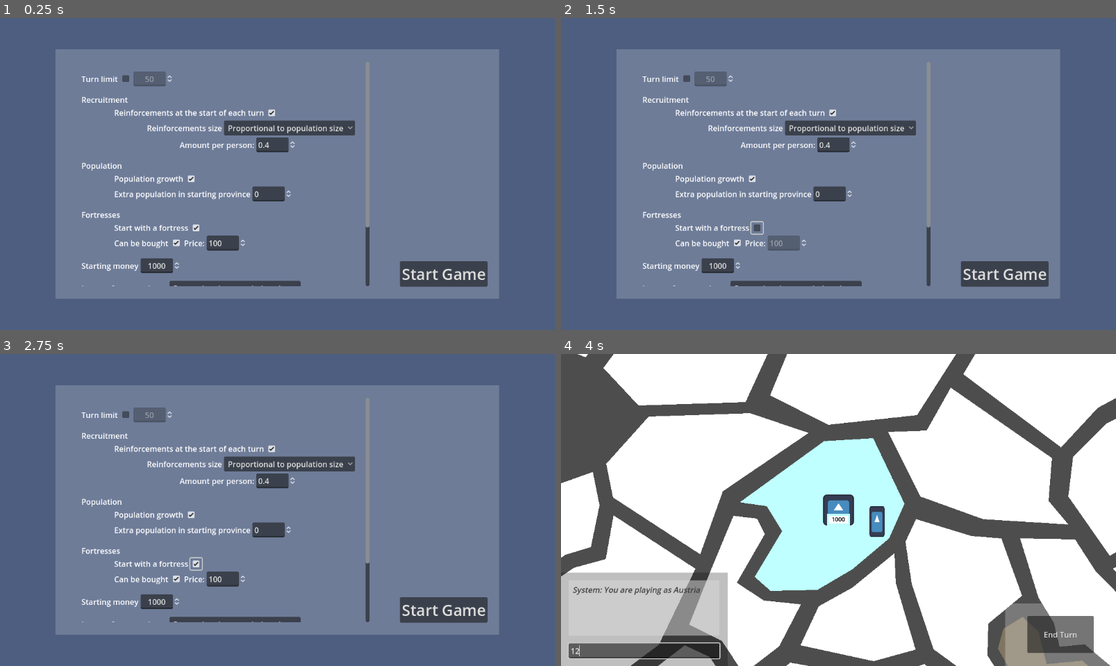
Above: before the commit, frames 1-4 (two rows, left to right).
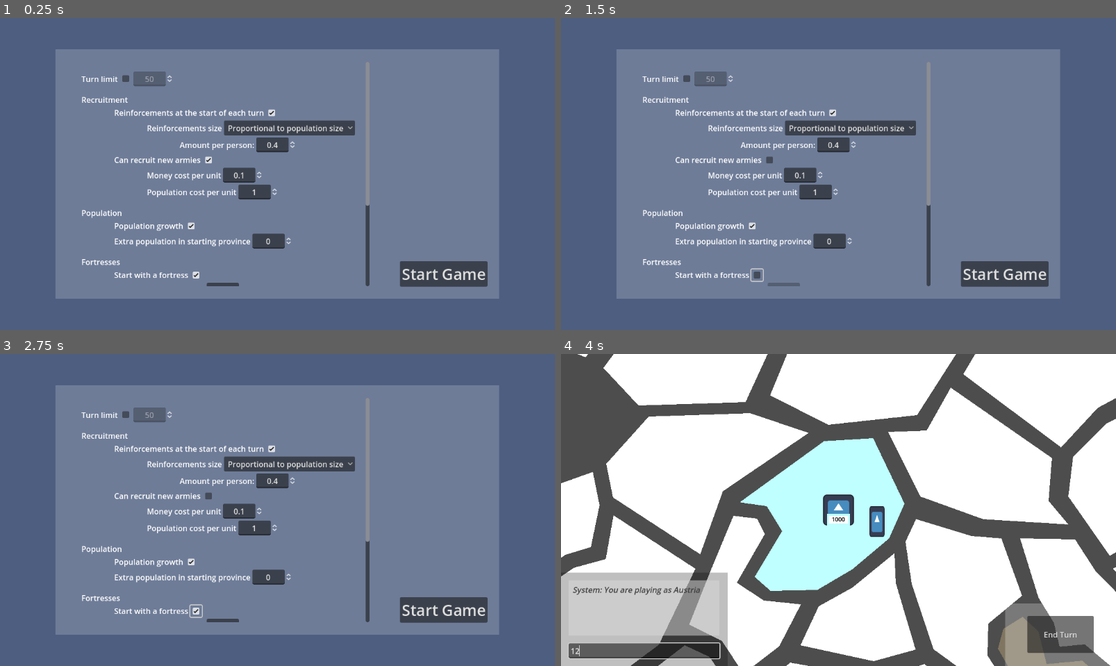
Above: after the commit, the same moments.

Repository: SamTheBlow/grand-strategy-game
Game: Godot game, scene res://scenes/main.tscn
The game is run twice, just before and just after one commit, with the same random seed, the same clock (stepped at 60 frames per second) and the same inputs. The engine's default icon, where the game draws it, is replaced by a stand-in: a white triangle on a blue panel in a dark square.
Inputs (mouse positions are in pixels of both pictures, inside the frame that each line leads up to; where the layout moved, square brackets give the same spot in the first picture):
- Up to frame 1 (0.25 s): no input
- Up to frame 2 (1.5 s): click (771, 158) at 0.52 s; click (755, 273) [755, 227] at 1.25 s
- Up to frame 3 (2.75 s): click (194, 609) [194, 563] at 2 s
- Up to frame 4 (4 s): click "Start Game" at 2.75 s; click (644, 650) at 3.52 s; type "12" at 3.6 s

The runs differ from the first frame. In frame 1, 3.6% of the frame differs, in the area x 14-67%, y 39-86%; in frame 2, 3.7%; in frame 3, 3.7%; in frame 4, nothing differs.

Commit message:
Add army recruitment to the game

Diff:
--- a/GrandStrategyGame/scenes/game.tscn
+++ b/GrandStrategyGame/scenes/game.tscn
@@ -200,6 +200,7 @@
 [connection signal="requested_buy_fortress" from="UILayer/GameUI/Chat" to="." method="_on_chat_requested_buy_fortress"]
 [connection signal="requested_money_info" from="UILayer/GameUI/Chat" to="." method="_on_chat_requested_money_info"]
 [connection signal="requested_province_info" from="UILayer/GameUI/Chat" to="." method="_on_chat_requested_province_info"]
+[connection signal="requested_recruitment" from="UILayer/GameUI/Chat" to="." method="_on_chat_requested_recruitment"]
 [connection signal="rules_requested" from="UILayer/GameUI/Chat" to="." method="_on_chat_rules_requested"]
 [connection signal="save_requested" from="UILayer/GameUI/Chat" to="." method="_on_save_requested"]
 [connection signal="text_submitted" from="UILayer/GameUI/Chat/ColorRect/MarginContainer/VBoxContainer/ChatInput" to="UILayer/GameUI/Chat" method="_on_input_text_submitted"]
--- a/GrandStrategyGame/scenes/main_menu/lobby.tscn
+++ b/GrandStrategyGame/scenes/main_menu/lobby.tscn
@@ -134,6 +134,7 @@
 [node name="ReinforcementOptions" type="OptionButton" parent="HBoxContainer/Spacing75/MarginContainer/ScrollContainer/HBoxContainer/VBoxContainer/HBoxContainer9" node_paths=PackedStringArray("options")]
 unique_name_in_owner = true
 layout_mode = 2
+alignment = 1
 item_count = 3
 selected = 2
 popup/item_0/text = "Random"
@@ -169,6 +170,7 @@
 layout_mode = 2
 value = 10.0
 allow_greater = true
+alignment = 1
 
 [node name="Label2" type="Label" parent="HBoxContainer/Spacing75/MarginContainer/ScrollContainer/HBoxContainer/VBoxContainer/HBoxContainer420"]
 layout_mode = 2
@@ -179,6 +181,7 @@
 layout_mode = 2
 value = 40.0
 allow_greater = true
+alignment = 1
 
 [node name="HBoxContainer421" type="HBoxContainer" parent="HBoxContainer/Spacing75/MarginContainer/ScrollContainer/HBoxContainer/VBoxContainer"]
 layout_mode = 2
@@ -204,6 +207,7 @@
 layout_mode = 2
 value = 20.0
 allow_greater = true
+alignment = 1
 
 [node name="HBoxContainer422" type="HBoxContainer" parent="HBoxContainer/Spacing75/MarginContainer/ScrollContainer/HBoxContainer/VBoxContainer"]
 layout_mode = 2
@@ -230,6 +234,71 @@
 step = 0.01
 value = 0.4
 allow_greater = true
+alignment = 1
+
+[node name="HBoxContainer72" type="HBoxContainer" parent="HBoxContainer/Spacing75/MarginContainer/ScrollContainer/HBoxContainer/VBoxContainer"]
+layout_mode = 2
+
+[node name="Spacing" type="Control" parent="HBoxContainer/Spacing75/MarginContainer/ScrollContainer/HBoxContainer/VBoxContainer/HBoxContainer72"]
+custom_minimum_size = Vector2(64, 0)
+layout_mode = 2
+
+[node name="Label" type="Label" parent="HBoxContainer/Spacing75/MarginContainer/ScrollContainer/HBoxContainer/VBoxContainer/HBoxContainer72"]
+layout_mode = 2
+text = "Can recruit new armies"
+
+[node name="CanRecruit" type="CheckBox" parent="HBoxContainer/Spacing75/MarginContainer/ScrollContainer/HBoxContainer/VBoxContainer/HBoxContainer72"]
+unique_name_in_owner = true
+layout_mode = 2
+button_pressed = true
+
+[node name="HBoxContainer73" type="HBoxContainer" parent="HBoxContainer/Spacing75/MarginContainer/ScrollContainer/HBoxContainer/VBoxContainer"]
+layout_mode = 2
+
+[node name="Spacing" type="Control" parent="HBoxContainer/Spacing75/MarginContainer/ScrollContainer/HBoxContainer/VBoxContainer/HBoxContainer73"]
+custom_minimum_size = Vector2(64, 0)
+layout_mode = 2
+
+[node name="Spacing2" type="Control" parent="HBoxContainer/Spacing75/MarginContainer/ScrollContainer/HBoxContainer/VBoxContainer/HBoxContainer73"]
+custom_minimum_size = Vector2(64, 0)
+layout_mode = 2
+
+[node name="Label" type="Label" parent="HBoxContainer/Spacing75/MarginContainer/ScrollContainer/HBoxContainer/VBoxContainer/HBoxContainer73"]
+layout_mode = 2
+text = "Money cost per unit"
+
+[node name="RecruitMoneyPerUnit" type="SpinBox" parent="HBoxContainer/Spacing75/MarginContainer/ScrollContainer/HBoxContainer/VBoxContainer/HBoxContainer73"]
+unique_name_in_owner = true
+layout_mode = 2
+step = 0.01
+value = 0.1
+allow_greater = true
+allow_lesser = true
+alignment = 1
+
+[node name="HBoxContainer74" type="HBoxContainer" parent="HBoxContainer/Spacing75/MarginContainer/ScrollContainer/HBoxContainer/VBoxContainer"]
+layout_mode = 2
+
+[node name="Spacing" type="Control" parent="HBoxContainer/Spacing75/MarginContainer/ScrollContainer/HBoxContainer/VBoxContainer/HBoxContainer74"]
+custom_minimum_size = Vector2(64, 0)
+layout_mode = 2
+
+[node name="Spacing2" type="Control" parent="HBoxContainer/Spacing75/MarginContainer/ScrollContainer/HBoxContainer/VBoxContainer/HBoxContainer74"]
+custom_minimum_size = Vector2(64, 0)
+layout_mode = 2
+
+[node name="Label" type="Label" parent="HBoxContainer/Spacing75/MarginContainer/ScrollContainer/HBoxContainer/VBoxContainer/HBoxContainer74"]
+layout_mode = 2
+text = "Population cost per unit"
+
+[node name="RecruitPopulationPerUnit" type="SpinBox" parent="HBoxContainer/Spacing75/MarginContainer/ScrollContainer/HBoxContainer/VBoxContainer/HBoxContainer74"]
+unique_name_in_owner = true
+layout_mode = 2
+step = 0.01
+value = 1.0
+allow_greater = true
+allow_lesser = true
+alignment = 1
 
 [node name="Spacing7" type="Control" parent="HBoxContainer/Spacing75/MarginContainer/ScrollContainer/HBoxContainer/VBoxContainer"]
 custom_minimum_size = Vector2(0, 8)
@@ -273,6 +342,7 @@
 unique_name_in_owner = true
 layout_mode = 2
 allow_greater = true
+alignment = 1
 
 [node name="Spacing1" type="Control" parent="HBoxContainer/Spacing75/MarginContainer/ScrollContainer/HBoxContainer/VBoxContainer"]
 custom_minimum_size = Vector2(0, 8)
@@ -326,6 +396,7 @@
 layout_mode = 2
 value = 100.0
 allow_greater = true
+alignment = 1
 script = ExtResource("2_sb2tg")
 check_box = NodePath("../../FortressStart/StartWithFortress")
 
@@ -364,6 +435,7 @@
 [node name="ProvinceIncomeOptions" type="OptionButton" parent="HBoxContainer/Spacing75/MarginContainer/ScrollContainer/HBoxContainer/VBoxContainer/HBoxContainer7" node_paths=PackedStringArray("options")]
 unique_name_in_owner = true
 layout_mode = 2
+alignment = 1
 item_count = 3
 selected = 2
 popup/item_0/text = "Random"
@@ -392,6 +464,7 @@
 value = 10.0
 allow_greater = true
 allow_lesser = true
+alignment = 1
 
 [node name="Label2" type="Label" parent="HBoxContainer/Spacing75/MarginContainer/ScrollContainer/HBoxContainer/VBoxContainer/ProvinceIncomeOption0"]
 layout_mode = 2
@@ -403,6 +476,7 @@
 value = 100.0
 allow_greater = true
 allow_lesser = true
+alignment = 1
 
 [node name="ProvinceIncomeOption1" type="HBoxContainer" parent="HBoxContainer/Spacing75/MarginContainer/ScrollContainer/HBoxContainer/VBoxContainer"]
 layout_mode = 2
@@ -421,6 +495,7 @@
 value = 100.0
 allow_greater = true
 allow_lesser = true
+alignment = 1
 
 [node name="ProvinceIncomeOption2" type="HBoxContainer" parent="HBoxContainer/Spacing75/MarginContainer/ScrollContainer/HBoxContainer/VBoxContainer"]
 layout_mode = 2
@@ -440,6 +515,7 @@
 value = 1.5
 allow_greater = true
 allow_lesser = true
+alignment = 1
 
 [node name="Spacing3" type="Control" parent="HBoxContainer/Spacing75/MarginContainer/ScrollContainer/HBoxContainer/VBoxContainer"]
 custom_minimum_size = Vector2(0, 8)
--- a/GrandStrategyGame/scripts/chat/chat.gd
+++ b/GrandStrategyGame/scripts/chat/chat.gd
@@ -5,6 +5,7 @@
 signal requested_province_info()
 signal requested_money_info()
 signal requested_buy_fortress()
+signal requested_recruitment(army_size: int)
 signal save_requested()
 signal load_requested()
 signal exit_to_main_menu_requested()
@@ -18,13 +19,19 @@
 	# Submit the message
 	if new_text.begins_with("/"):
 		# Commands
-		match new_text.trim_prefix("/"):
+		var command_args: PackedStringArray = (
+				new_text.trim_prefix("/").split(" ")
+		)
+		var command_name: String = command_args[0]
+		command_args.remove_at(0)
+		match command_name:
 			"help":
 				system_message_multiline([
 						"/help - Gives a list of every command",
 						"/infop - Gives info on selected province",
 						"/money - Tells you how much money your country has",
 						"/fort - Buys a fortress in selected province",
+						"/army - Recruits new units in selected province",
 						"/fs - Toggle fullscreen",
 						"/save - Save the game",
 						"/load - Load the saved game",
@@ -37,6 +44,14 @@
 				requested_money_info.emit()
 			"fort":
 				requested_buy_fortress.emit()
+			"army":
+				if command_args.size() == 1 and command_args[0].is_valid_int():
+					var army_size: int = command_args[0].to_int()
+					requested_recruitment.emit(army_size)
+				else:
+					system_message(
+							"Command needs a number of units as an argument."
+					)
 			"fs":
 				var mode: int = DisplayServer.window_get_mode()
 				if mode == DisplayServer.WINDOW_MODE_FULLSCREEN:
--- a/GrandStrategyGame/scripts/game/game.gd
+++ b/GrandStrategyGame/scripts/game/game.gd
@@ -115,7 +115,7 @@
 	var population_size: int = selected_province.population.population_size
 	chat.system_message_multiline([
 		"Population size: " + str(population_size),
-		"Income: " + str(selected_province.income_money)
+		"Income: " + str(selected_province.income_money())
 	])
 
 
@@ -163,6 +163,60 @@
 	selected_province.buildings.add(fortress)
 
 	your_country.money -= rules.fortress_price
+
+
+func _on_chat_requested_recruitment(army_size: int) -> void:
+	# TODO bad code (mostly copy/paste from the buy fortress command)
+	if not rules.recruitment_enabled:
+		chat.system_message(
+				"Cannot recruit: this game's rules don't allow it!"
+		)
+		return
+
+	var selected_province: Province = world.provinces.selected_province
+	if not selected_province:
+		chat.system_message("No province selected.")
+		return
+
+	var your_country: Country = (
+			players.player_from_id(_your_id).playing_country
+	)
+	if selected_province.owner_country() != your_country:
+		chat.system_message(
+				"Cannot recruit: selected province is not under your control!"
+		)
+		return
+
+	var money_cost: int = ceili(army_size * rules.recruitment_money_per_unit)
+	if your_country.money < money_cost:
+		chat.system_message(
+				"Not enough money! You need " + str(money_cost)
+				+ " but you only have " + str(your_country.money) + "."
+		)
+		return
+
+	var population_cost: int = floori(
+			army_size * rules.recruitment_population_per_unit
+	)
+	if selected_province.population.population_size < population_cost:
+		chat.system_message(
+				"Not enough population! You need " + str(population_cost)
+				+ " but you only have "
+				+ str(selected_province.population.population_size) + "."
+		)
+		return
+
+	your_country.money -= money_cost
+	selected_province.population.population_size -= population_cost
+
+	var _army: Army = Army.quick_setup(
+			self,
+			world.armies.new_unique_army_id(),
+			army_size,
+			selected_province.owner_country(),
+			selected_province
+	)
+	world.armies.merge_armies(selected_province)
 
 
 func _on_chat_rules_requested() -> void:
--- a/GrandStrategyGame/scripts/game/game_from_json.gd
+++ b/GrandStrategyGame/scripts/game/game_from_json.gd
@@ -282,8 +282,7 @@
 			province.buildings.add(fortress)
 
 	if json_data.has("income_money"):
-		province.income_money = json_data["income_money"]
-	ProvinceIncomePerPerson.new().update_province(province)
+		province._income_money = json_data["income_money"]
 
 	province.name = str(province.id)
 	province.selected.connect(game._on_province_selected)
--- a/GrandStrategyGame/scripts/game/game_to_json.gd
+++ b/GrandStrategyGame/scripts/game/game_to_json.gd
@@ -55,7 +55,7 @@
 			"id": province.id,
 			"position": {"x": province.position.x, "y": province.position.y},
 			"owner_country_id": province._owner_country.id,
-			"income_money": province.income_money,
+			"income_money": province._income_money,
 			"position_army_host_x": province.position_army_host.x,
 			"position_army_host_y": province.position_army_host.y,
 		}
--- a/GrandStrategyGame/scripts/main_menu/lobby.gd
+++ b/GrandStrategyGame/scripts/main_menu/lobby.gd
@@ -36,6 +36,16 @@
 	)
 	game_rules.reinforcements_per_person = (
 			(%ReinforcementsPerPerson as SpinBox).value
+	)
+
+	game_rules.recruitment_enabled = (
+			(%CanRecruit as CheckBox).button_pressed
+	)
+	game_rules.recruitment_money_per_unit = (
+			(%RecruitMoneyPerUnit as SpinBox).value
+	)
+	game_rules.recruitment_population_per_unit = (
+			(%RecruitPopulationPerUnit as SpinBox).value
 	)
 
 	game_rules.population_growth = (
--- a/GrandStrategyGame/scripts/provinces/province.gd
+++ b/GrandStrategyGame/scripts/provinces/province.gd
@@ -19,15 +19,13 @@
 # Other data
 var links: Array[Province] = []
 var _owner_country := Country.new()
-var income_money: int = 0
+var _income_money: int = 0
 
 
 func _on_new_turn() -> void:
 	ProvinceNewOwner.new().update_province_owner(self)
 	ArmyReinforcements.new().reinforce_province(self)
-
-	ProvinceIncomePerPerson.new().update_province(self)
-	_owner_country.money += income_money
+	_owner_country.money += income_money()
 
 
 func _on_shape_clicked() -> void:
@@ -72,6 +70,18 @@
 	shape_node.color = country.color
 
 
+func income_money() -> int:
+	if (
+		game.rules.province_income_option
+		== GameRules.ProvinceIncome.POPULATION
+	):
+		return floori(
+				game.rules.province_income_per_person
+				* population.population_size
+		)
+	return _income_money
+
+
 func get_shape() -> PackedVector2Array:
 	return province_shape().polygon
 
--- a/GrandStrategyGame/scripts/provinces/province_income_per_person.gd
+++ /dev/null
@@ -1,13 +0,0 @@
-class_name ProvinceIncomePerPerson
-## Class responsible for updating a province's income depending on population.
-
-
-func update_province(province: Province) -> void:
-	if (
-		province.game.rules.province_income_option
-		== GameRules.ProvinceIncome.POPULATION
-	):
-		province.income_money = floori(
-				province.game.rules.province_income_per_person
-				* province.population.population_size
-		)
--- a/GrandStrategyGame/scripts/rules/game_rules.gd
+++ b/GrandStrategyGame/scripts/rules/game_rules.gd
@@ -11,6 +11,9 @@
 	"reinforcements_random_max",
 	"reinforcements_constant",
 	"reinforcements_per_person",
+	"recruitment_enabled",
+	"recruitment_money_per_unit",
+	"recruitment_population_per_unit",
 	"population_growth",
 	"extra_starting_population",
 	"start_with_fortress",
@@ -46,6 +49,9 @@
 @export var reinforcements_random_max: int = 40
 @export var reinforcements_constant: int = 0
 @export var reinforcements_per_person: float = 1.0
+@export var recruitment_enabled: bool = true
+@export var recruitment_money_per_unit: float = 0.1
+@export var recruitment_population_per_unit: float = 1.0
 @export var population_growth: bool = true
 @export var extra_starting_population: int = 0
 @export var start_with_fortress: bool = true
--- a/GrandStrategyGame/test_data/world_maps/scenario1.gd
+++ b/GrandStrategyGame/test_data/world_maps/scenario1.gd
@@ -150,7 +150,7 @@
 						game_rules.province_income_constant
 				)
 			GameRules.ProvinceIncome.POPULATION:
-				province_data["income_money"] = 0
+				pass
 
 		# Population
 		var population_size: int = 10 + randi() % 90
